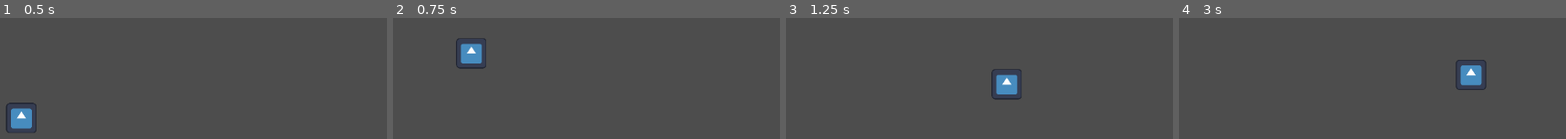
Above: before the commit, frames 1-4 (left to right).
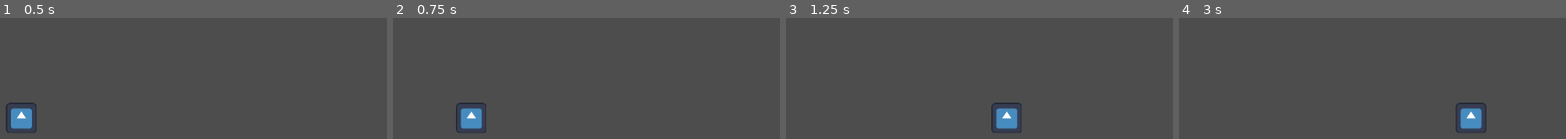
Above: after the commit, the same moments.

Repository: StevenIsHereIGuess/DAE-2025-2026-Game-Project
Game: Godot game, scene res://game.tscn
The game is run twice, just before and just after one commit, with the same random seed, the same clock (stepped at 60 frames per second) and the same inputs. The engine's default icon, where the game draws it, is replaced by a stand-in: a white triangle on a blue panel in a dark square.
Inputs:
- Up to frame 1 (0.5 s): no input
- Up to frame 2 (0.75 s): tap Enter (ui_accept) at 0.5, 0.6 s; hold Right (ui_right) from 0.53 s (still down)
- Up to frame 3 (1.25 s): keep holding Right (ui_right); tap Enter (ui_accept) at 0.77, 1.07 s
- Up to frame 4 (3 s): tap Enter (ui_accept) at 1.35, 1.52, 1.82, 2.1, 2.85 s; release Right (ui_right) at 2.03 s; hold Left (ui_left) 2.03-2.78 s; hold Right (ui_right) from 2.78 s (still down)

Frame 1 is identical in both runs. In frame 2, 2.5% of the frame differs, in the area x 16-25%, y 16-95%; in frame 3, 2.5%; in frame 4, 2.6%, in the area x 71-80%, y 34-95%.

Commit message:
Game update

Diff:
--- a/babel/Scripts/player.gd
+++ b/babel/Scripts/player.gd
@@ -1,25 +1,32 @@
 extends CharacterBody2D
-
 
 const SPEED = 300.0
 const JUMP_VELOCITY = -400.0
+const GROUND_DECEL = 20.0
+const AIR_DRAG = 5.0
 
-
-func _physics_process(delta: float) -> void:
-	# Add the gravity.
+func _physics_process(delta: float):
+	# Apply gravity
 	if not is_on_floor():
 		velocity += get_gravity() * delta
 
-	# Handle jump.
-	if Input.is_action_just_pressed("ui_accept") and is_on_floor():
+	# Jump input
+	if Input.is_action_just_pressed("ui_up") and is_on_floor():
 		velocity.y = JUMP_VELOCITY
+	if Input.is_action_just_released("ui_up") and velocity.y < 0: #multiplies velocity y by 0.4 to do variable jump height stuff
+		velocity.y *= 0.4
 
-	# Get the input direction and handle the movement/deceleration.
-	# As good practice, you should replace UI actions with custom gameplay actions.
+	# left & right movement
 	var direction := Input.get_axis("ui_left", "ui_right")
-	if direction:
+
+	if direction != 0:
 		velocity.x = direction * SPEED
 	else:
-		velocity.x = move_toward(velocity.x, 0, SPEED)
+		if is_on_floor():
+			# ground decel
+			velocity.x = lerp(velocity.x, 0.0, GROUND_DECEL * delta)
+		else:
+			# air decel
+			velocity.x = lerp(velocity.x, 0.0, AIR_DRAG * delta)
 
 	move_and_slide()
Not shown, added: design_stuff/Who is interested in our game_.pdf
